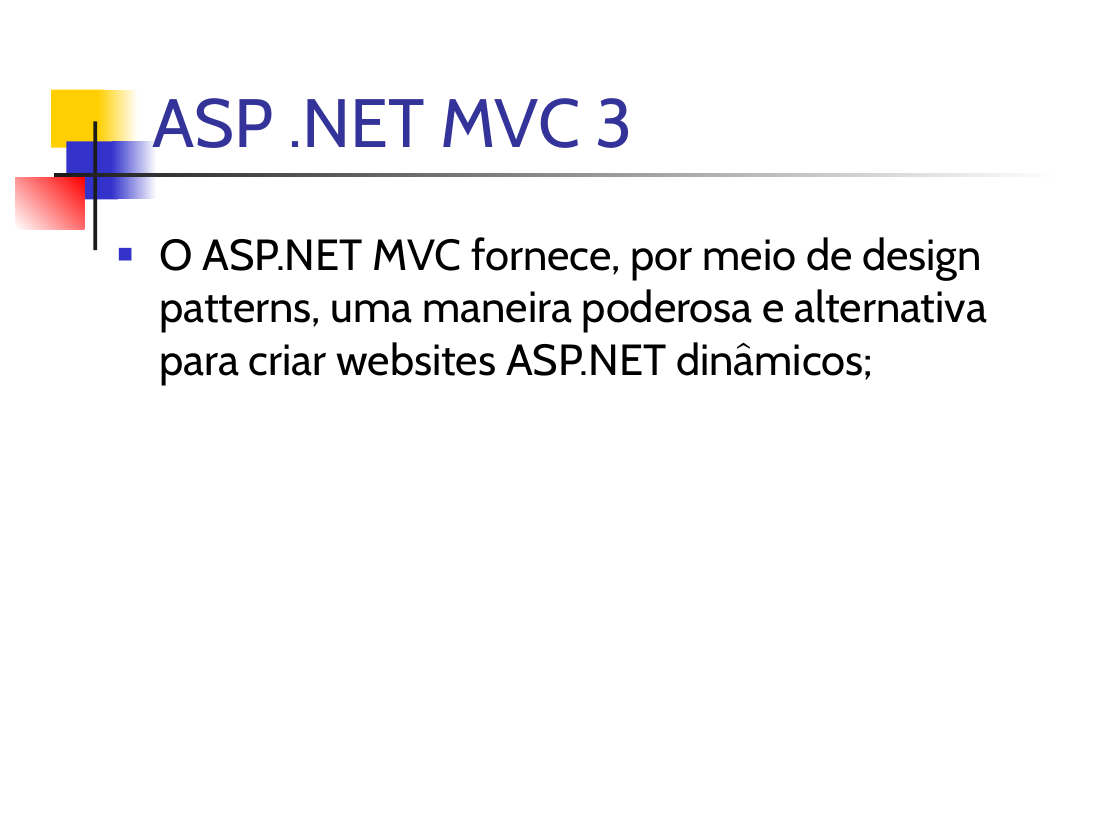
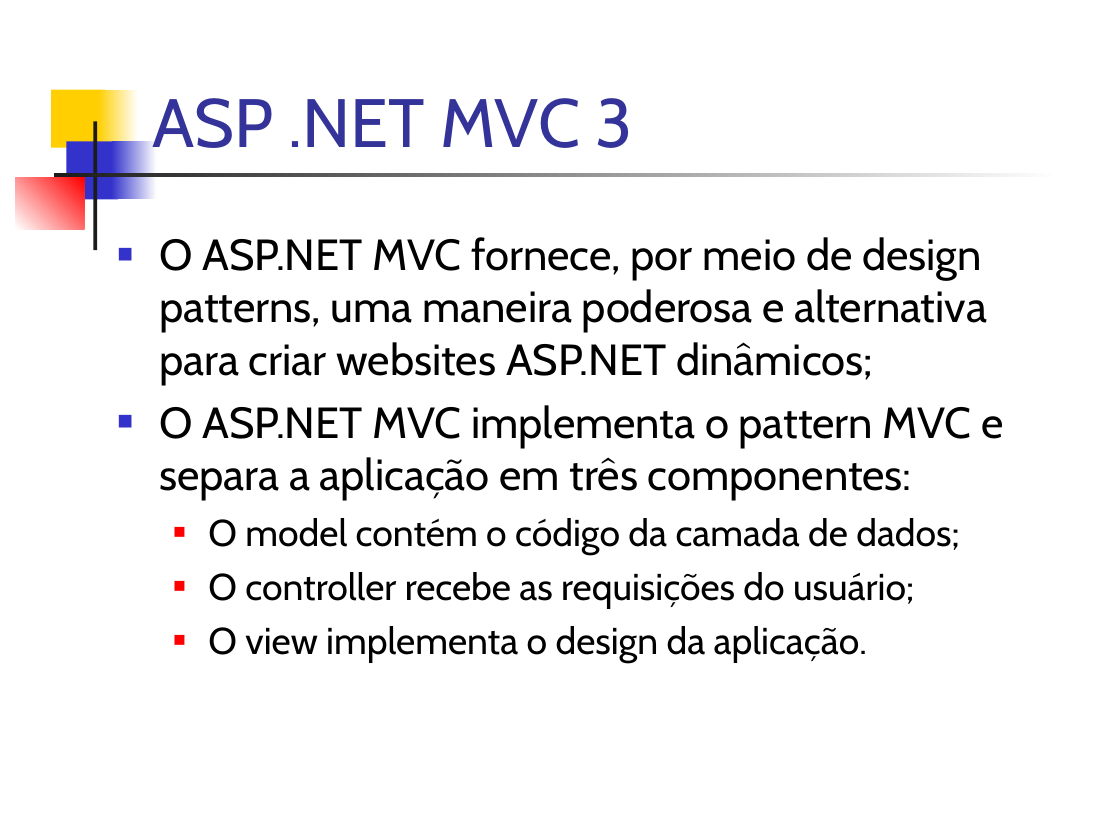
Before and after one commit to dssika/mini-curso-asp-net-mvc3, a slide deck: slide 9 of Slide/Mini Curso.ppt (slide 4 before the commit). Drawn at 1120x840 pixels with LibreOffice and Linux fonts; fonts in the diff are those of the drawing. Boxes give left, top, right and bottom in pixels: in the first picture for what was removed or moved away, otherwise in the second. Text is boxed around its words. In the diff, an @@ line names an element or a change of style, - is before the commit and + after.

```diff
--- a/Slide/Mini Curso.ppt
+++ b/Slide/Mini Curso.ppt
@@ text at (159,405,1004,662): paragraphs added @@
+■ O ASP.NET MVC implementa o pattern MVC e separa a aplicação em três componentes:
+  ■ O model contém o código da camada de dados;
+  ■ O controller recebe as requisições do usuário;
+  ■ O view implementa o design da aplicação.
```
Also in this commit, not shown: 1 other slide changed, 7 slides added, 2 other files.
